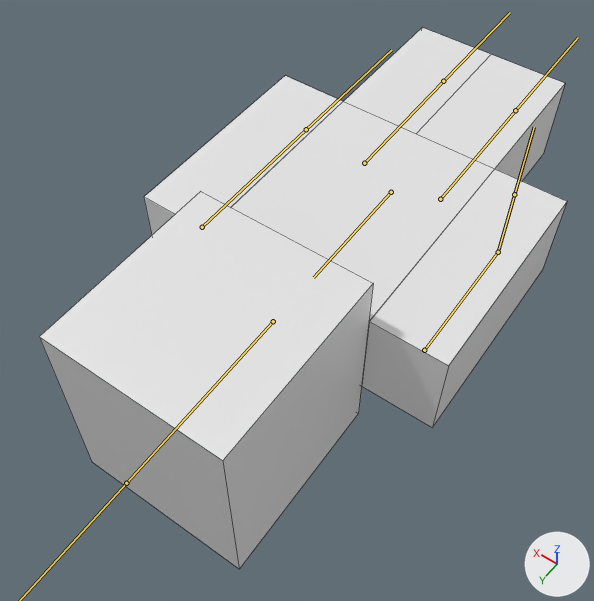
Two versions of the FBX model resources/models/ProjectSteve.fbx, one commit apart.
The view is the same before and after, from a camera (50 mm lens) standing at (-0.499, 1.365, 1.084) and looking at (0.023, 0.635, -0.062). Arrows for +X, +Y and +Z are at lower right; the lights stay in place. The bones that bend it are drawn over the model as lines. Mesh edges are drawn as thin lines.
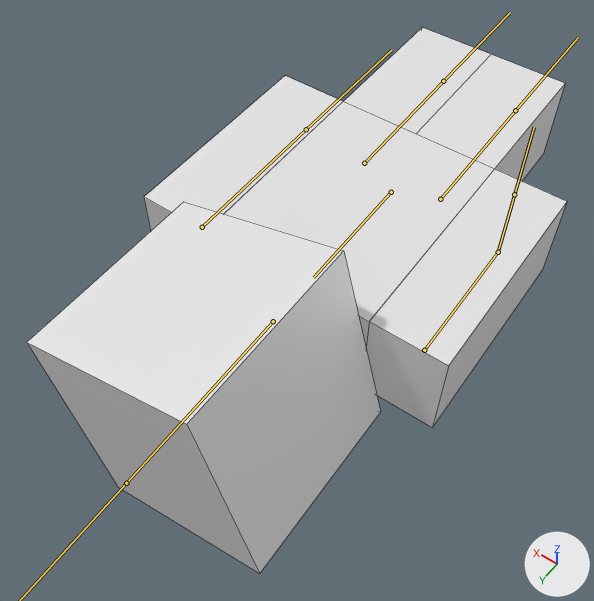
The newer file adds an action. The first version stands in its rest pose; the second is drawn at frame 5 of the action 'Armature|idle'.

What changed in the scene script:
```text
Change bone_head:
    where bone_head = bpy.data.objects['Armature'].pose.bones['head']  # child of 'chest'
    bone_head.rotation_quaternion: (1.0, 0.0, 0.0, 0.0) -> (0.991, 0.0, 0.131, 0.0)  # degrees (0, 0, 0) -> degrees (0, 15, 0)
```

Changed parts and their boxes (x1, y1, x2, y2) in the pictures (594 x 601 px):
'Cube', posed: before (39, 27, 567, 569); after (27, 27, 567, 573)
